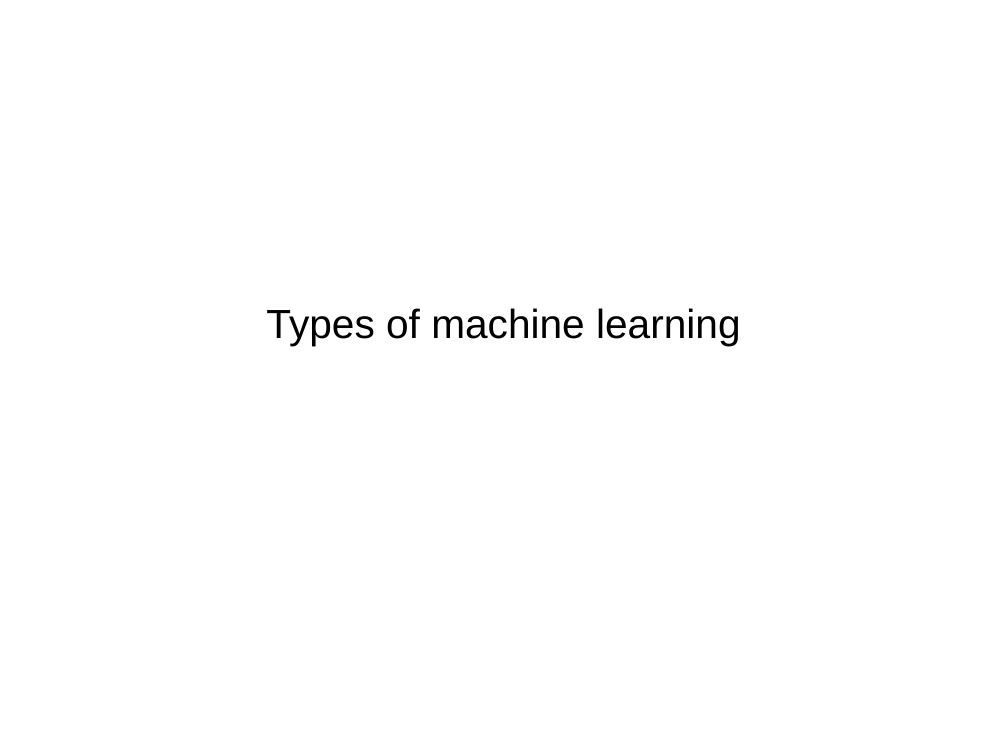
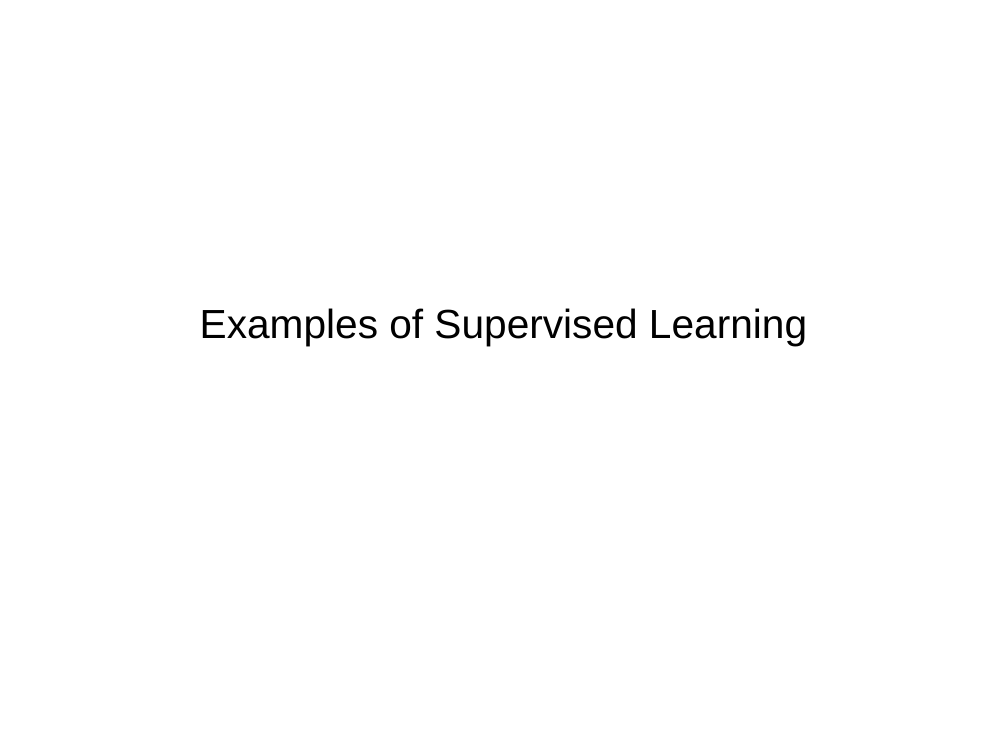
Before and after one commit to amueller/talks_odt, a slide deck: slide 5 of introduction_to_ml_with_python_bnl_2016_bla.odp (slide 4 before the commit). Drawn at 1008x756 pixels with LibreOffice and Linux fonts; fonts in the diff are those of the drawing. Boxes give left, top, right and bottom in pixels: in the first picture for what was removed or moved away, otherwise in the second. Text is boxed around its words. In the diff, an @@ line names an element or a change of style, - is before the commit and + after.

```diff
--- a/introduction_to_ml_with_python_bnl_2016_bla.odp
+++ b/introduction_to_ml_with_python_bnl_2016_bla.odp
@@ subtitle at [200, 308, 807, 346]: text changed @@
-Types of machine learning
+Examples of Supervised Learning
```
Also in this commit, not shown: 3 other slides changed, 1 slide added, 1 slide removed.
